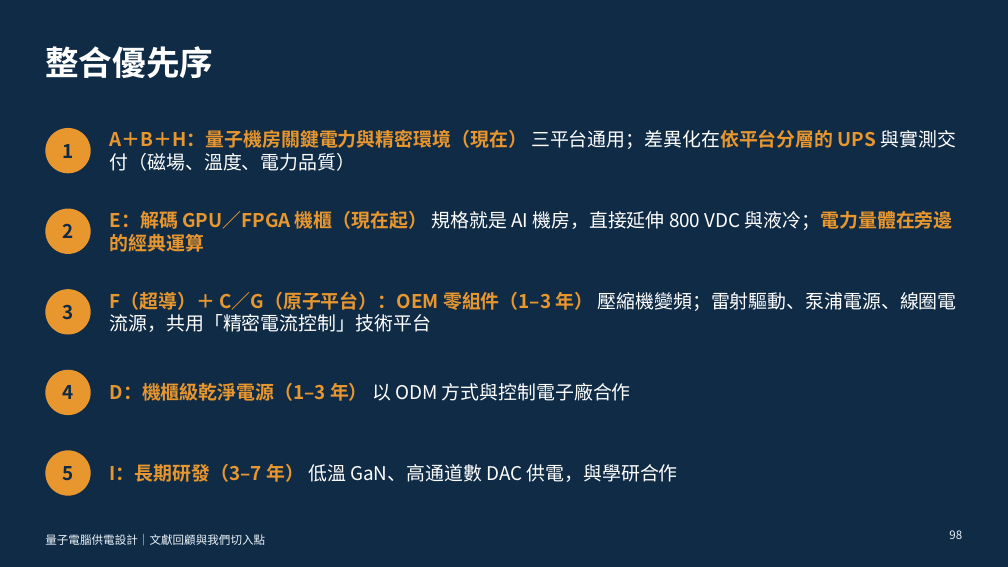
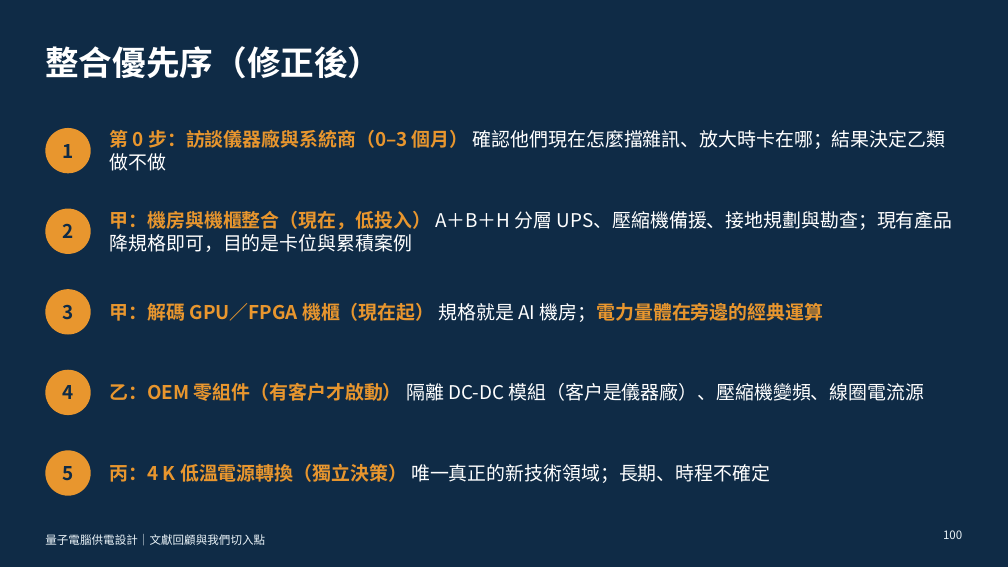
Before and after one commit to pcpcchen-coder/QuantumComputing, a slide deck: slide 100 of slides/output/qc-power-supply.pptx (slide 98 before the commit). Drawn at 1008x567 pixels with LibreOffice and Linux fonts; fonts in the diff are those of the drawing. Boxes give left, top, right and bottom in pixels: in the first picture for what was removed or moved away, otherwise in the second. Text is boxed around its words. In the diff, an @@ line names an element or a change of style, - is before the commit and + after.

```diff
--- a/slides/output/qc-power-supply.pptx
+++ b/slides/output/qc-power-supply.pptx
@@ title at [45, 46, 381, 79]: text changed @@
-整合優先序
+整合優先序（修正後）
@@ text at [110, 129, 945, 171]: text changed; text colour #E8962E to #FFFFFF; bold off @@
-A＋B＋H：量子機房關鍵電力與精密環境（現在） 三平台通用；差異化在依平台分層的 UPS 與實測交付（磁場、溫度、電力品質）
+第 0 步：訪談儀器廠與系統商（0–3 個月） 確認他們現在怎麼擋雜訊、放大時卡在哪；結果決定乙類做不做
@@ text at [110, 211, 953, 252]: text changed; text colour #E8962E to #FFFFFF; bold off @@
-E：解碼 GPU／FPGA 機櫃（現在起） 規格就是 AI 機房，直接延伸 800 VDC 與液冷；電力量體在旁邊的經典運算
+甲：機房與機櫃整合（現在，低投入） A＋B＋H 分層 UPS、壓縮機備援、接地規劃與勘查；現有產品降規格即可，目的是卡位與累積案例
@@ text at [110, 303, 823, 322]: text changed; text colour #FFFFFF to #E8962E; bold on @@
-F（超導）＋ C／G（原子平台）：OEM 零組件（1–3 年） 壓縮機變頻；雷射驅動、泵浦電源、線圈電流源，共用「精密電流控制」技術平台
+甲：解碼 GPU／FPGA 機櫃（現在起） 規格就是 AI 機房；電力量體在旁邊的經典運算
@@ text at [110, 383, 925, 401]: text changed; text colour #E8962E to #FFFFFF; bold off @@
-D：機櫃級乾淨電源（1–3 年） 以 ODM 方式與控制電子廠合作
+乙：OEM 零組件（有客戶才啟動） 隔離 DC-DC 模組（客戶是儀器廠）、壓縮機變頻、線圈電流源
@@ text at [110, 464, 770, 483]: text changed @@
-I：長期研發（3–7 年） 低溫 GaN、高通道數 DAC 供電，與學研合作
+丙：4 K 低溫電源轉換（獨立決策） 唯一真正的新技術領域；長期、時程不確定
@@ page number at [943, 530, 962, 539]: text changed @@
-98
+100
```
Also in this commit, not shown: 2 other slides changed, 2 slides added, 7 other files.
